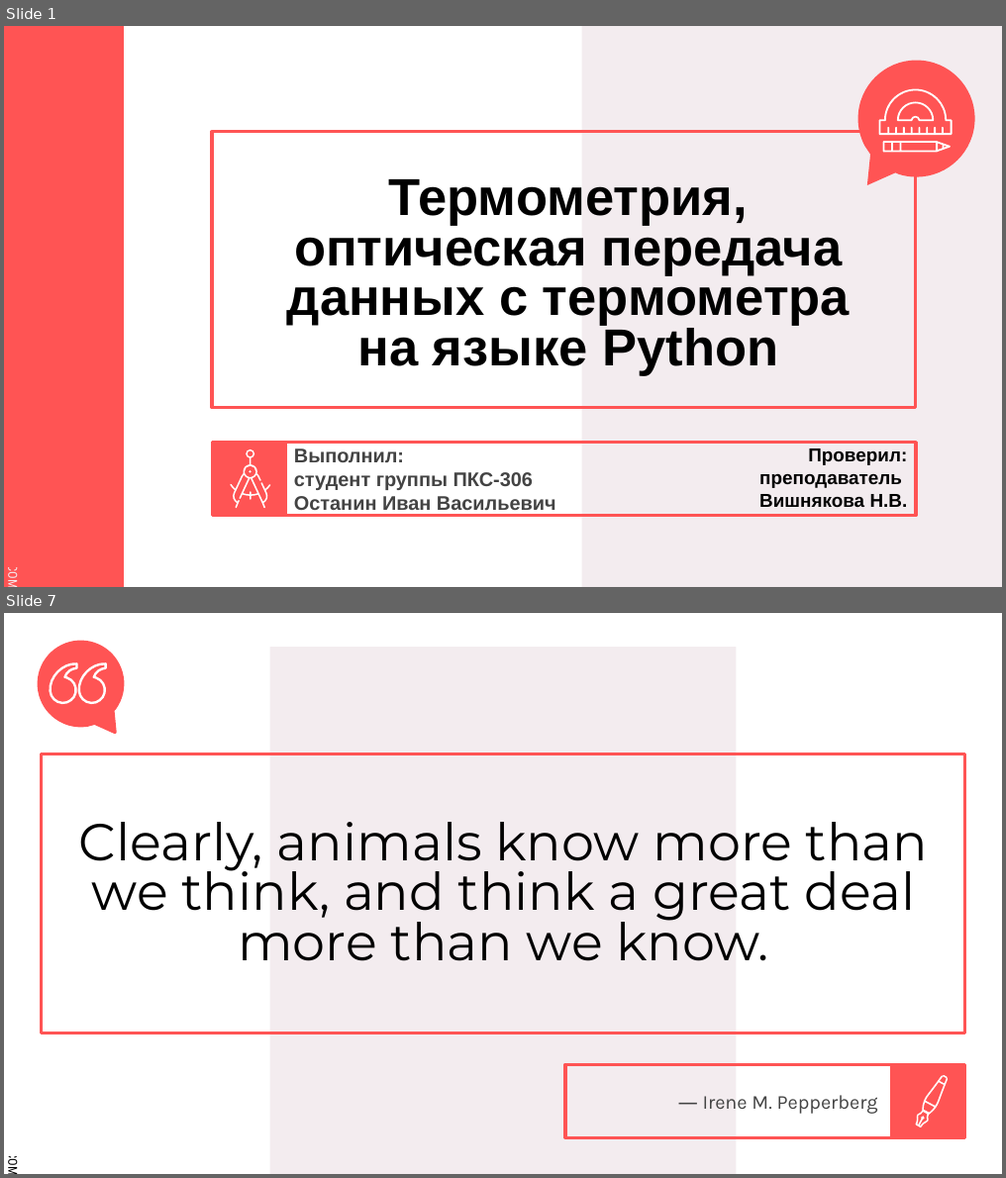
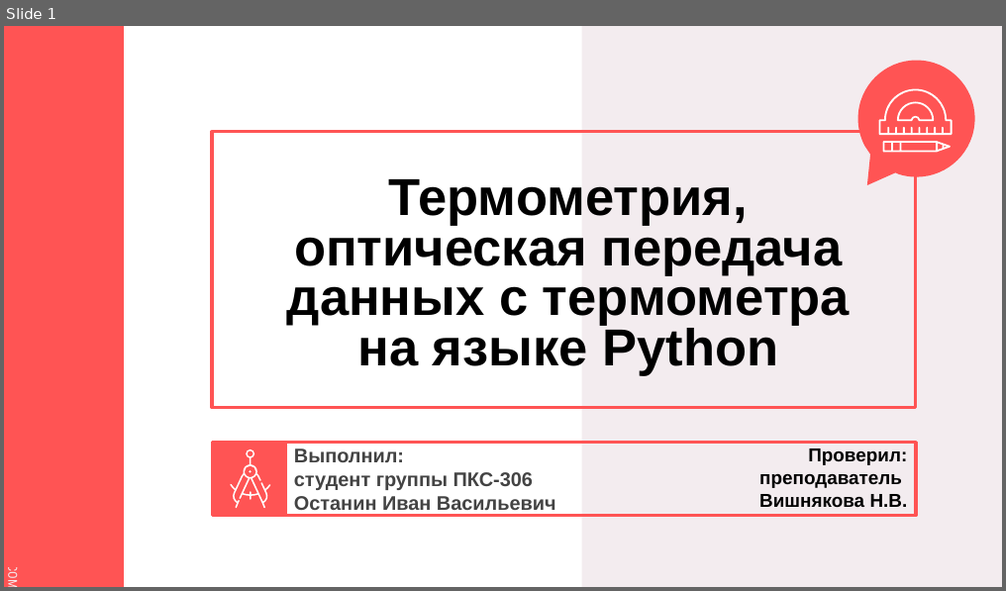
Before and after one commit to IvanLink-py/CourseWork-2022, a slide deck: Защитная речь/Презентация.pptx. Shown one above the other, each under a label of ours: slides 1 and 7 before the commit, slide 1 after it; the slides between them are not shown. The pictures are 1006x1178 and 1006x591 pixels, drawn with LibreOffice and Linux fonts; fonts in the diff are those of the drawing. Boxes give left, top, right and bottom in pixels: in the first picture for what was removed or moved away, otherwise in the second. Text is boxed around its words. In the diff, an @@ line names an element or a change of style, - is before the commit and + after.

```diff
--- a/Защитная речь/Презентация.pptx
+++ b/Защитная речь/Презентация.pptx
@@ slide 7 removed at box(4, 613, 1002, 1174), background #FFFFFF; not listed: 1 template element that a slide beside it also shows @@
@@ freeform shape removed at box(26, 628, 145, 743) @@
@@ freeform shape removed at box(51, 663, 77, 703) @@
@@ freeform shape removed at box(79, 663, 106, 703) @@
@@ rectangle removed at box(269, 647, 737, 1174) @@
@@ rectangle removed at box(42, 755, 965, 1034) @@
@@ title removed at box(79, 822, 928, 961) @@
-Clearly, animals know more than we think, and think a great deal more than we know.
@@ rectangle removed at box(4, 1075, 19, 1157) @@
@@ rectangle removed at box(565, 1064, 892, 1138) @@
@@ rectangle removed at box(892, 1064, 965, 1138) @@
@@ freeform shape removed at box(916, 1075, 948, 1128) @@
@@ subtitle removed at box(703, 1095, 878, 1114) @@
-― Irene M. Pepperberg
```
Also in this commit, not shown: 2 slides changed, 8 slides added, 15 other slides removed, 7 other files.
